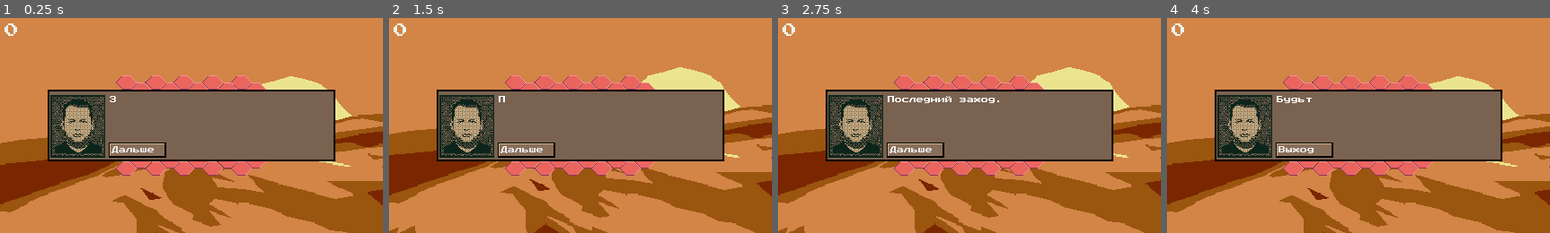
Above: before the commit, frames 1-4 (left to right).
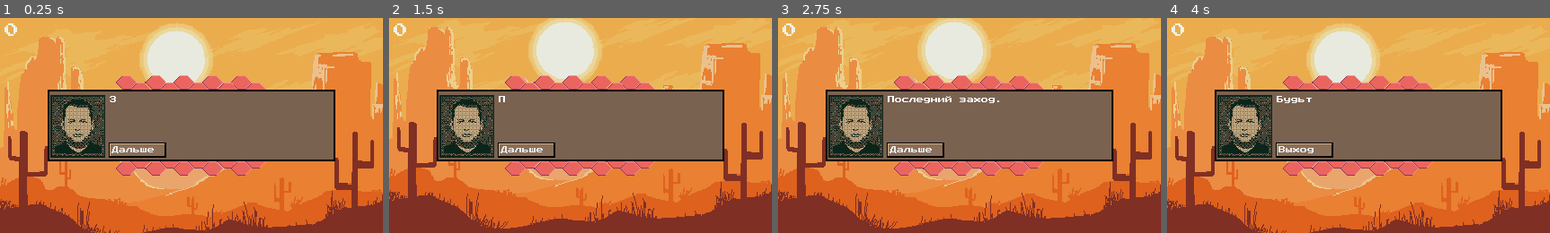
Above: after the commit, the same moments.

Repository: vitalya-dev/Frank
Game: Godot game, scene res://Scenes/Level_3/Level_3.tscn
The game is run twice, just before and just after one commit, with the same random seed, the same clock (stepped at 60 frames per second) and the same inputs. This scene is started directly instead of the project's main scene. Sound files missing from this copy of the repository are replaced by a short silence.
Inputs (mouse positions are in pixels of both pictures, inside the frame that each line leads up to):
- Up to frame 1 (0.25 s): no input
- Up to frame 2 (1.5 s): click "Дальше" at 0.5 s; click "Дальше" at 1.25 s
- Up to frame 3 (2.75 s): click "Дальше" at 2 s
- Up to frame 4 (4 s): tap Enter at 2.75 s; move the mouse to (1293, 82) at 2.77 s; click (1293, 82) at 2.92 s; move the mouse to (1324, 82) at 3.52 s; click (1324, 82) at 3.67 s

The runs differ from the first frame. In frame 1, 56% of the frame differs, in the area x 0-100%, y 0-100%; in frame 2, 57%; in frame 3, 57%; in frame 4, 56%.

Commit message:
Almost Done.

Diff:
--- a/Scenes/Game.gd
+++ b/Scenes/Game.gd
@@ -5,7 +5,12 @@
 # var a = 2
 # var b = "text"
 
-var current_level = -1
+var levels = [
+	'res://Scenes/Level_-1/Level_-1.tscn', 'res://Scenes/Level_0/Level_0.tscn', 'res://Scenes/Level_1/Level_1.tscn',
+	'res://Scenes/Level_2/Level_2.tscn', 'res://Scenes/Level_3/Level_3.tscn', 'res://Scenes/Level_4/Level_4.tscn'
+]
+
+var current_level = 0
 
 # Called when the node enters the scene tree for the first time.
 func _ready():
@@ -18,7 +23,7 @@
 	_load_current_level()
 
 func _load_current_level():
-	var level = load('res://Scenes/Level_%d/Level_%d.tscn' % [current_level, current_level]).instance()
+	var level = load(levels[current_level % len(levels)]).instance()
 	level.connect("complete", self, "_on_level_complete")
 	add_child(level)
 
--- a/Scenes/Level_1/Level_1.gd
+++ b/Scenes/Level_1/Level_1.gd
@@ -34,7 +34,7 @@
 	"%Надо было отдать тебя в детдом а еще лучше вообще не рожать!",
 	"$Соеденение прервано.",
 	"#...",
-	"#Что за день."
+	"#Господи..."
 ]
 
 
@@ -62,7 +62,7 @@
 			return
 		2:
 			yield(_show_text(mission_text_2), "completed")
-			$Music.stream = music[2]
+			$Music.stream = music[1]
 			$Music.play()
 			$Music.fade_in()
 			_mission(part+1)
--- a/Scenes/Level_2/Level_2.gd
+++ b/Scenes/Level_2/Level_2.gd
@@ -59,7 +59,7 @@
 			return
 		2:
 			yield(_show_text(mission_text_2), "completed")
-			$Music.stream = music[2]
+			$Music.stream = music[1]
 			$Music.play()
 			$Music.fade_in()
 			_mission(part+1)
--- a/Scenes/Level_3/Level_3.gd
+++ b/Scenes/Level_3/Level_3.gd
@@ -44,7 +44,7 @@
 		preload("res://Assets/Sounds/Bounty Battle - Animated Trailer theme-892202470.mp3")
 	]
 	mines = 5
-	bg_frame = 3
+	bg_frame = 4
 	_start_level()
 
 func _mission(part):
@@ -64,7 +64,7 @@
 			return
 		2:
 			yield(_show_text(mission_text_2), "completed")
-			$Music.stream = music[2]
+			$Music.stream = music[1]
 			$Music.play()
 			$Music.fade_in()
 			_mission(part+1)
--- a/Scenes/Level_3/Level_3.tscn
+++ b/Scenes/Level_3/Level_3.tscn
@@ -85,7 +85,7 @@
 
 [node name="BG" parent="." instance=ExtResource( 9 )]
 animation = "default"
-frame = 3
+frame = 4
 
 [node name="Field" parent="." instance=ExtResource( 1 )]
 rect_pivot_offset = Vector2( -344, 72 )
--- a/Scenes/Level_4/Level_4.gd
+++ b/Scenes/Level_4/Level_4.gd
@@ -59,7 +59,7 @@
 			return
 		2:
 			yield(_show_text(mission_text_2), "completed")
-			$Music.stream = music[2]
+			$Music.stream = music[1]
 			$Music.play()
 			$Music.fade_in()
 			_mission(part+1)
@@ -77,14 +77,14 @@
 			yield(_show_text(mission_text_4), "completed")
 			_mission(part+1)
 			return
-		5:
+		6:
 			yield(_play_final_screen(), "completed")
 			_stamped_mark()
 			while (yield(Events, "event")["owner"] != "mouse"):
 				pass
 			_mission(part+1)
 			return
-		6:
+		7:
 			yield(_show_text(mission_text_5), "completed")
 			_mission(part+1)
 			return
--- a/Scenes/Shared/BaseLevel.gd
+++ b/Scenes/Shared/BaseLevel.gd
@@ -14,6 +14,7 @@
 	pass
 
 func _start_level():
+	$Music.pitch_scale = 10
 	$BG.show_default(bg_frame)
 	yield(get_tree(), "idle_frame")
 	_mission(0)
Not shown, changed: Assets/Sounds/Bounty Battle - Animated Trailer theme-892202470.mp3.import
Not shown, changed: Assets/Sounds/Emotions [1213095934].mp3.import
Not shown, changed: Assets/Sounds/ahoe.mp3.import
